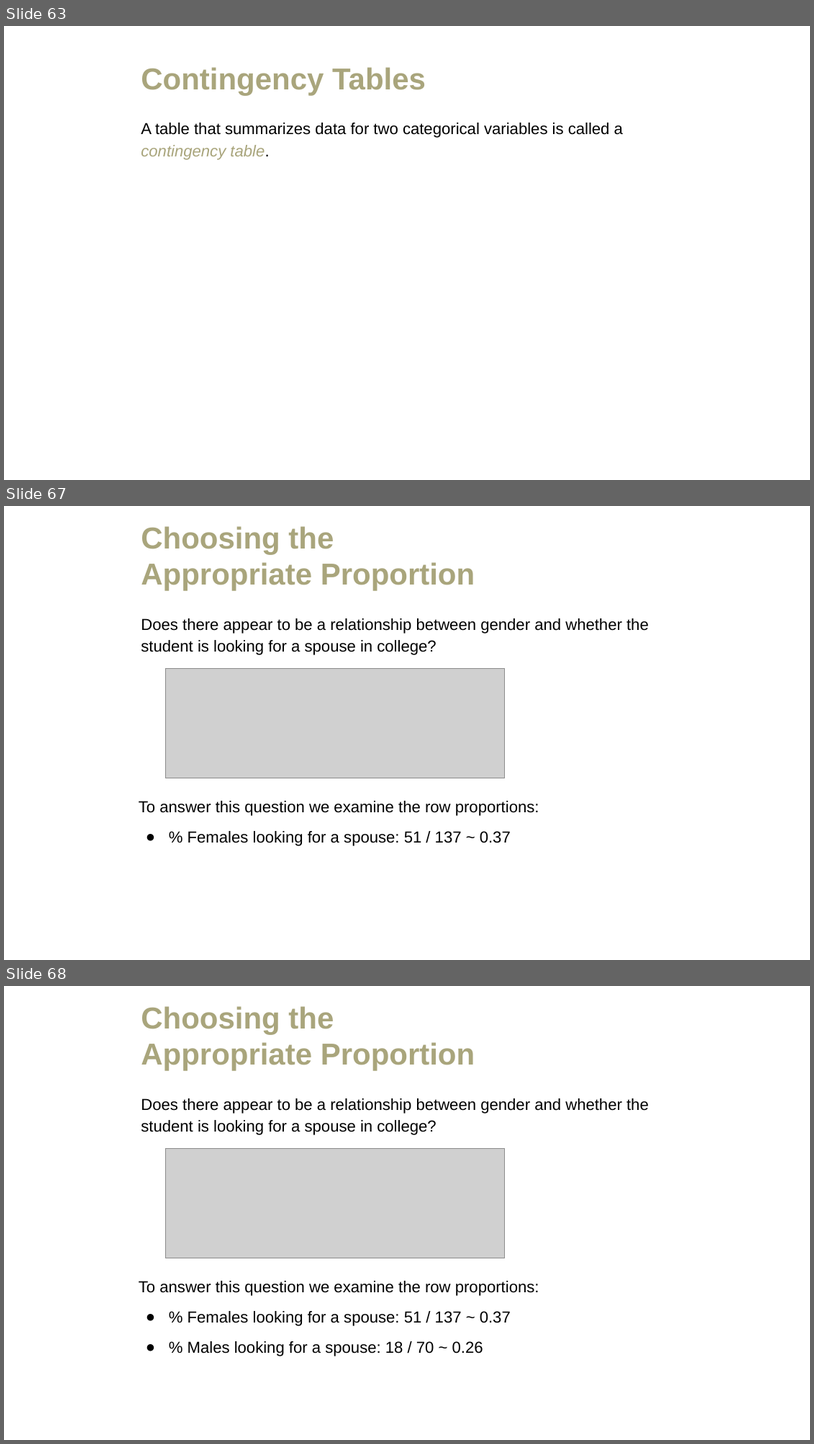
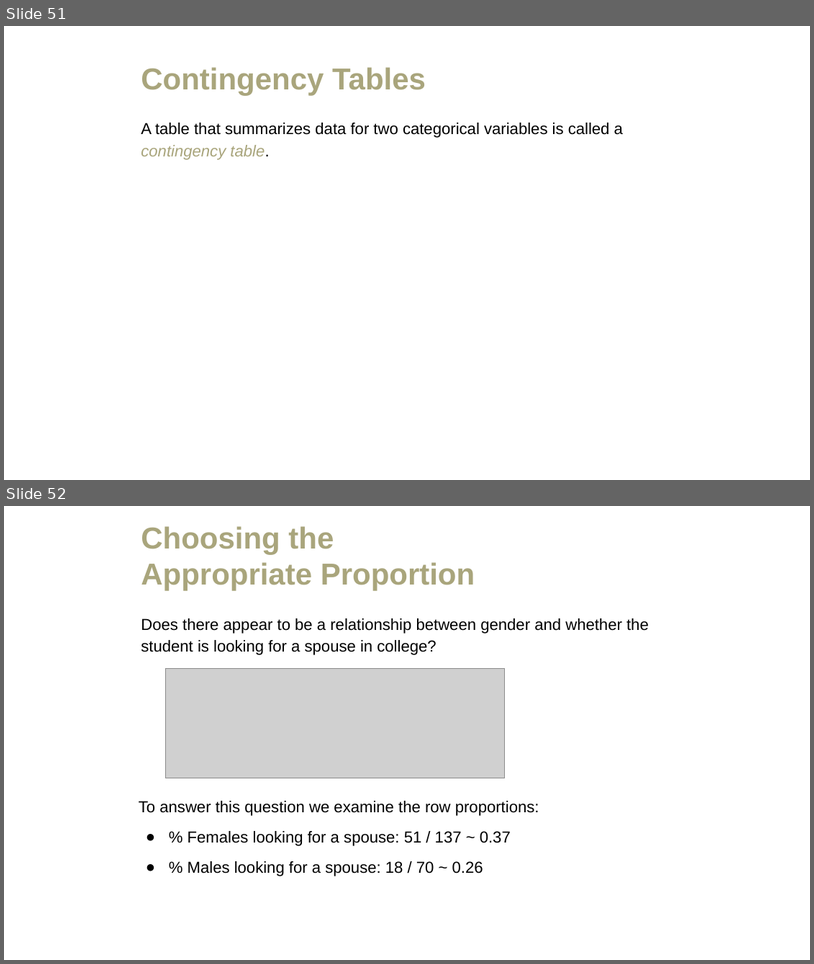
Before and after one commit to amosca01/MATH108-F23, a slide deck: slides/04-summarizing-data.pptx. Shown one above the other, each under a label of ours: slides 63, 67 and 68 before the commit, slides 51 and 52 after it; the slides between them are not shown. The pictures are 814x1444 and 814x964 pixels, drawn with LibreOffice and Linux fonts; fonts in the diff are those of the drawing; grey boxes stand for pictures. Boxes give left, top, right and bottom in pixels: in the first picture for what was removed or moved away, otherwise in the second. Text is boxed around its words. In the diff, an @@ line names an element or a change of style, - is before the commit and + after.

```diff
--- a/slides/04-summarizing-data.pptx
+++ b/slides/04-summarizing-data.pptx
@@ slide 67 removed at (4, 506, 810, 960), background #FFFFFF @@
@@ title removed at (141, 526, 475, 591) @@
-Choosing the
-Appropriate Proportion
@@ text removed at (141, 618, 649, 655) @@
-Does there appear to be a relationship between gender and whether the student is looking for a spouse in college?
@@ picture removed at (165, 668, 505, 778) @@
@@ text removed at (139, 800, 540, 846) @@
-To answer this question we examine the row proportions:
-● % Females looking for a spouse: 51 / 137 ~ 0.37
@@ what was slide 63 is now slide 51 @@
@@ what was slide 68 is now slide 52 @@
```
Also in this commit, not shown: 1 slide added, 16 other slides removed, 5 other files.
